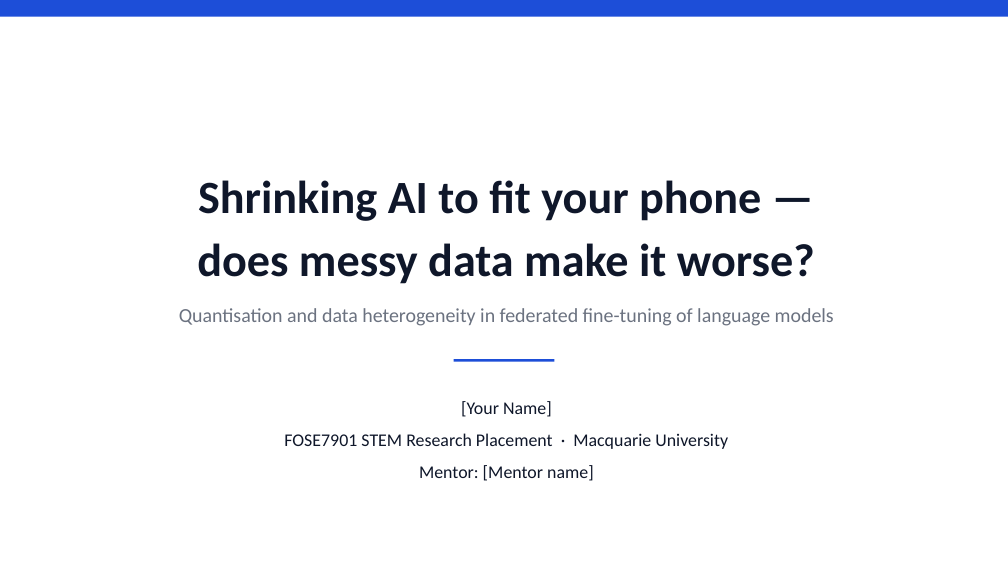
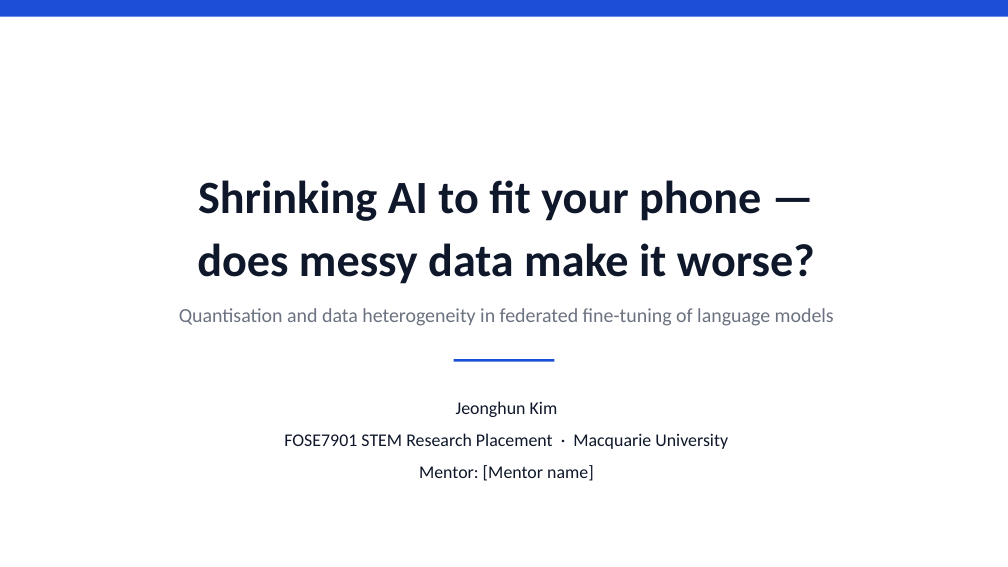
Before and after one commit to hufs0529/peft_fl_STEM_placement, a slide deck: slide 1 of reports/slides/Week6_3MT_slides.pptx. Drawn at 1008x567 pixels with LibreOffice and Linux fonts; fonts in the diff are those of the drawing. Boxes give left, top, right and bottom in pixels: in the first picture for what was removed or moved away, otherwise in the second. Text is boxed around its words. In the diff, an @@ line names an element or a change of style, - is before the commit and + after.

```diff
--- a/reports/slides/Week6_3MT_slides.pptx
+++ b/reports/slides/Week6_3MT_slides.pptx
@@ text at box(456, 401, 558, 417): text changed @@
-[Your Name]
+Jeonghun Kim
```
Also in this commit, not shown: 2 other files.
